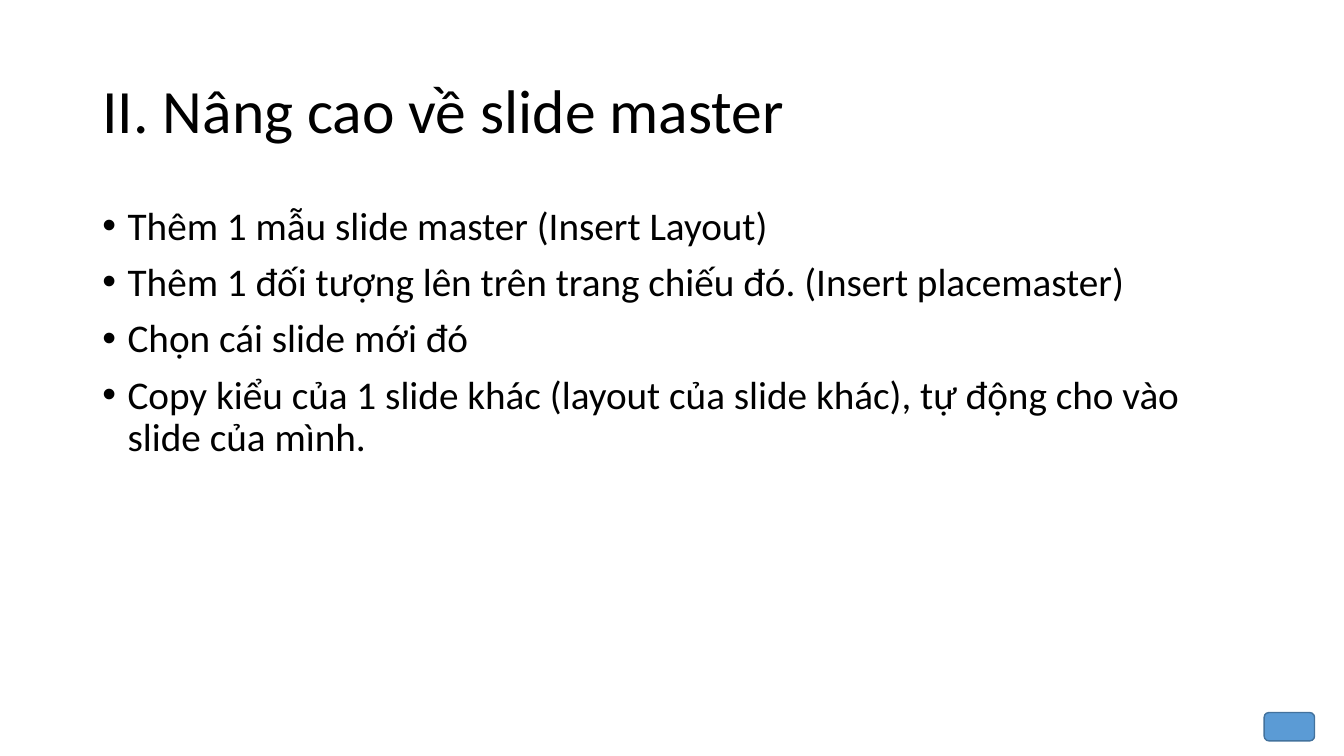
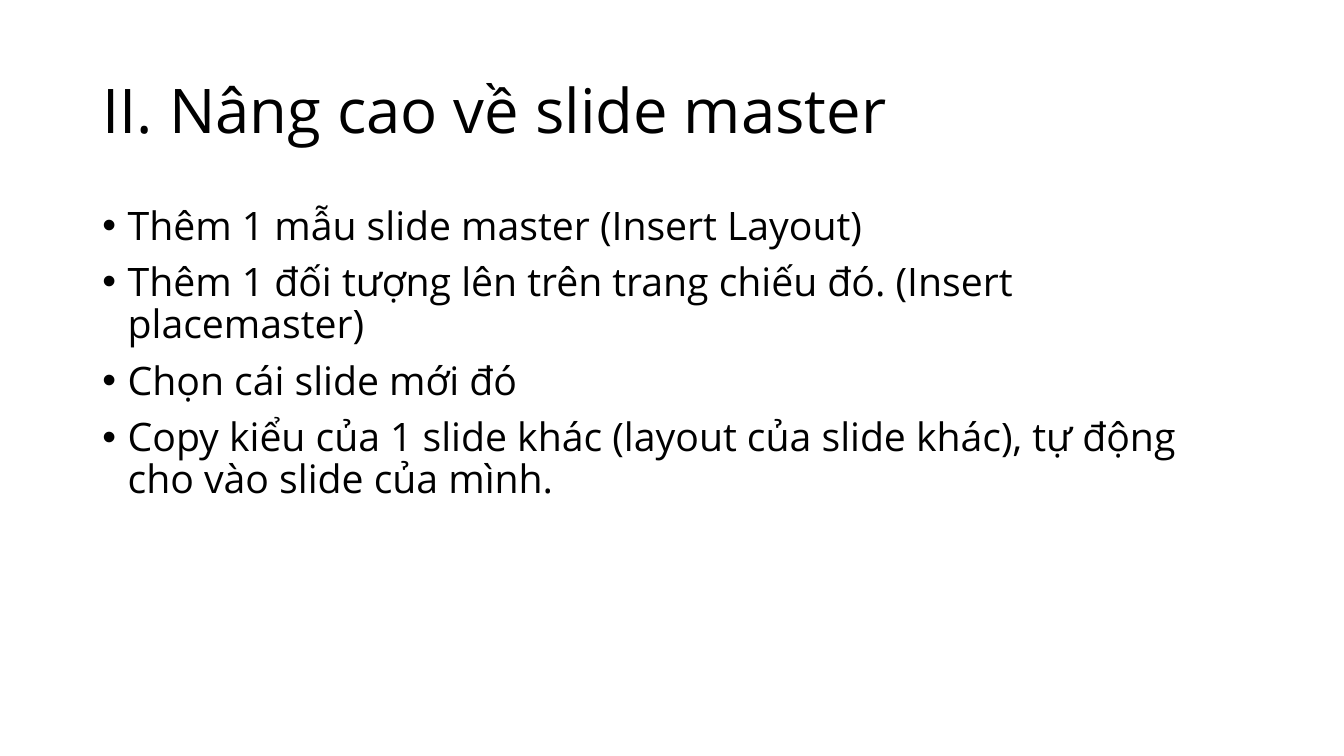
Before and after one commit to tranthanhbinh2603/PPTmasterclassV6_Powerpoint_from_A_to_Z, a slide deck: slide 2 of Section 5 - Creating Templates/Learning.pptx. Drawn at 1344x756 pixels with LibreOffice and Linux fonts; fonts in the diff are those of the drawing. Boxes give left, top, right and bottom in pixels: in the first picture for what was removed or moved away, otherwise in the second. Text is boxed around its words. In the diff, an @@ line names an element or a change of style, - is before the commit and + after.

```diff
--- a/Section 5 - Creating Templates/Learning.pptx
+++ b/Section 5 - Creating Templates/Learning.pptx
@@ title "II. Nâng cao về slide ..." at [102, 83, 886, 148]: font Calibri to Open Sans @@
@@ text "Thêm 1 mẫu slide master ..." at [128, 205, 1175, 494]: font Calibri to Open Sans @@
@@ rounded rectangle removed at [1264, 713, 1315, 741] @@
```
Also in this commit, not shown: 2 other slides changed, 7 slides added, 2 other files.
